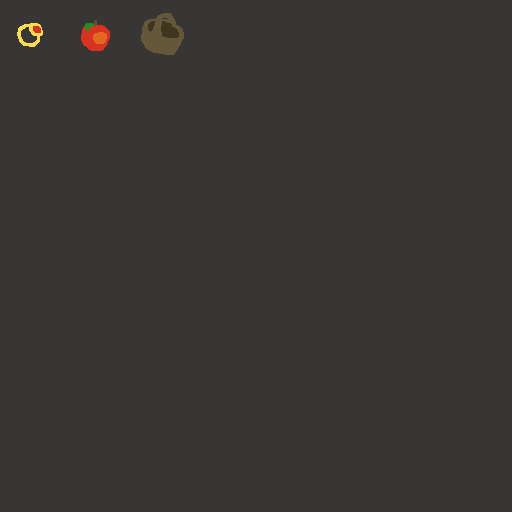
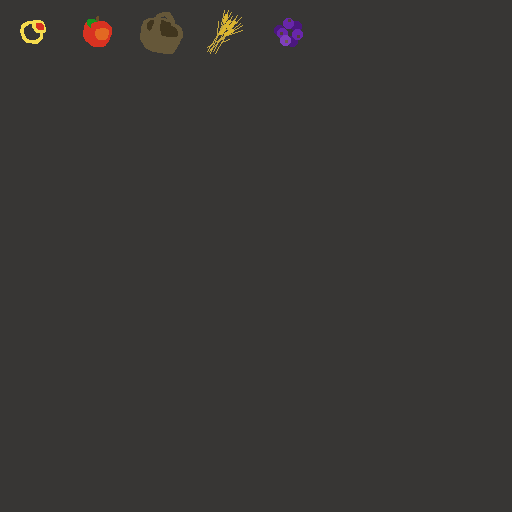
Layer changes from the first 512 × 512 image to the second:
painted on "Layer" over [17, 10, 303, 55]
